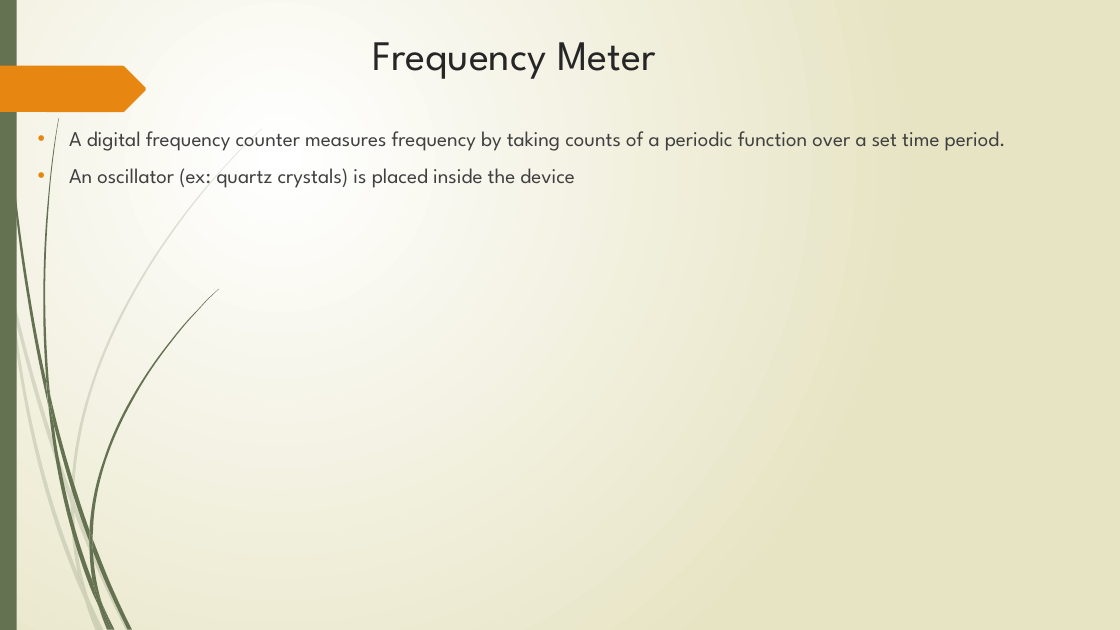
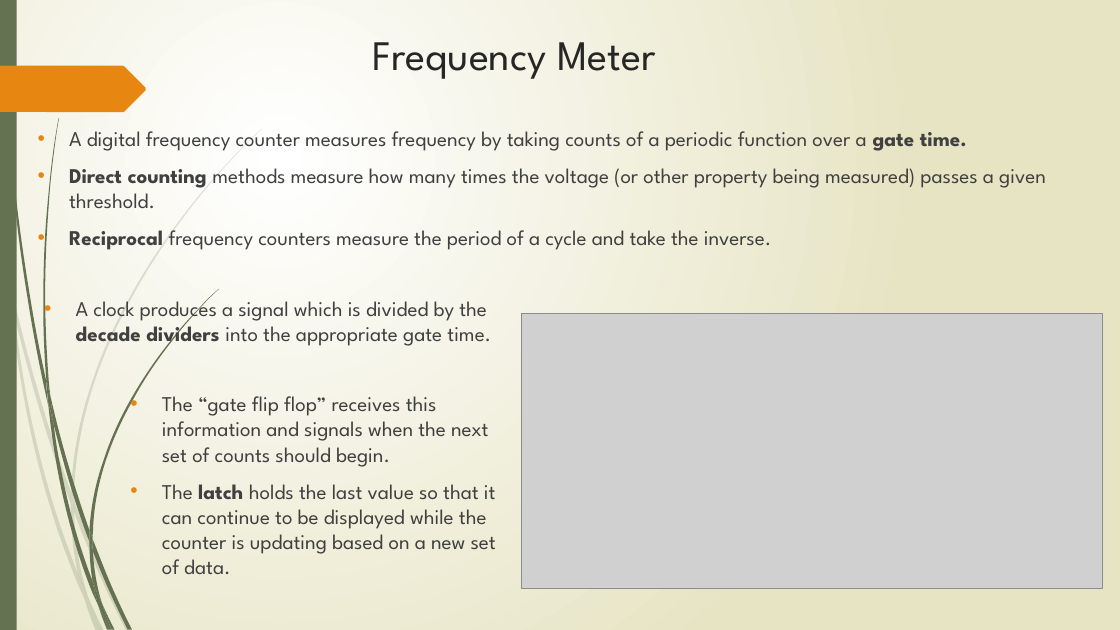
Before and after one commit to gerudo7/Junior-Lab, a slide deck: slide 5 of Impedance Spectroscopy/Presentation - Impedance Spectroscopy.pptx. Drawn at 1120x630 pixels with LibreOffice and Linux fonts; fonts in the diff are those of the drawing; grey boxes stand for pictures. Boxes give left, top, right and bottom in pixels: in the first picture for what was removed or moved away, otherwise in the second. Text is boxed around its words. In the diff, an @@ line names an element or a change of style, - is before the commit and + after.

```diff
--- a/Impedance Spectroscopy/Presentation - Impedance Spectroscopy.pptx
+++ b/Impedance Spectroscopy/Presentation - Impedance Spectroscopy.pptx
@@ text at box(69, 131, 1046, 250): text changed @@
-• A digital frequency counter measures frequency by taking counts of a periodic function over a set time period.
-• An oscillator (ex: quartz crystals) is placed inside the device
+• A digital frequency counter measures frequency by taking counts of a periodic function over a gate time.
+• Direct counting methods measure how many times the voltage (or other property being measured) passes a given threshold.
+• Reciprocal frequency counters measure the period of a cycle and take the inverse.
@@ text added at box(76, 295, 491, 348), 18 pt, text #404040 @@
+• A clock produces a signal which is divided by the decade dividers into the appropriate gate time.
@@ picture added at box(522, 313, 1102, 588) @@
@@ text added at box(162, 396, 496, 574), 18 pt, text #404040 @@
+• The “gate flip flop” receives this information and signals when the next set of counts should begin.
+• The latch holds the last value so that it can continue to be displayed while the counter is updating based on a new set of data.
```
Also in this commit, not shown: 2 other slides changed, 1 slide added, 1 slide removed.
